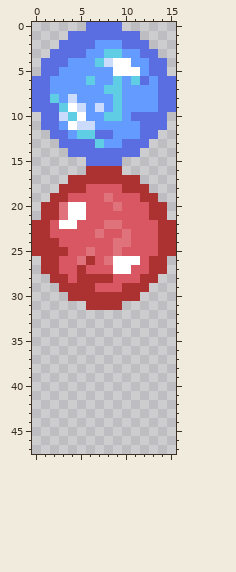
Edited in one commit: pixel-art sprite (assets/sprites/Spritesheet.png). The picture above was drawn from the file before the commit.
The file is 16x48 pixels.
After the commit:
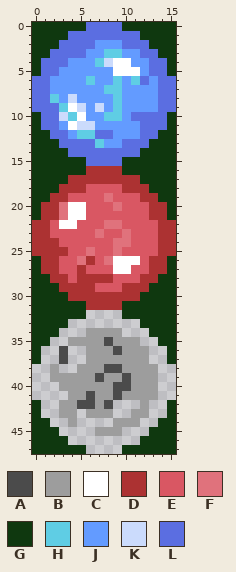
Palette (. is transparent): A #4b4b4b  B #9d9d9d  C #ffffff  D #ac3232  E #d95763  F #e0727c  G #0f380f  H #5fcde4  J #639bff  K #cbdbfc  L #5b6ee1
Commit message: add dead cells
Change:
Changed rows in their new state; - is an unchanged pixel.
first column x 0:
 0 GGGGGG----GGGGGG
 1 GGGG--------GGGG
 2 GGG----------GGG
 3 GG------------GG
 4 G--------------G
 5 G--------------G
first column x 0:
10 G--------------G
11 G--------------G
12 GG------------GG
13 GGG----------GGG
14 GGGG--------GGGG
15 GGGGGG----GGGGGG
16 GGGGGG----GGGGGG
17 GGGG--------GGGG
18 GGG----------GGG
19 GG------------GG
20 G--------------G
21 G--------------G
first column x 0:
26 G--------------G
27 G--------------G
28 GG------------GG
29 GGG----------GGG
30 GGGG--------GGGG
31 GGGGGG----GGGGGG
32 GGGGGG----GGGGGG
33 GGGG--------GGGG
34 GGG---BBBB---GGG
35 GG--BBBBABBB--GG
36 G--A--BBBABBB--G
37 G--A--BBBBBBB--G
38 --B--BBBAABBBB--
39 --BBBBBABBABBB--
40 ---BBBBBBAABBB--
41 ----BBABBABBBB--
42 G--BBAABA---B--G
43 G--BB-BBB--BB--G
44 GG--B----BBB--GG
45 GGG----BBB---GGG
46 GGGG--------GGGG
47 GGGGGG----GGGGGG
Changed places in both pictures, as pixel boxes (x1, y1, x2, y2):
added: (32, 22, 86, 76)
added: (122, 22, 176, 76)
added: (32, 112, 176, 454)
